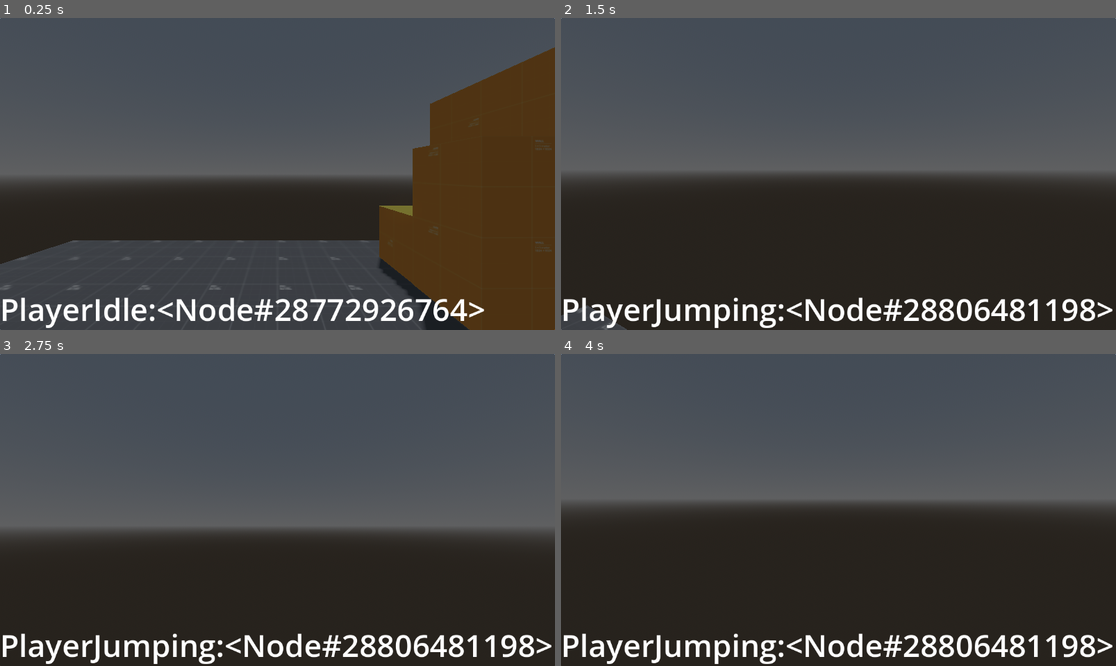
Above: before the commit, frames 1-4 (two rows, left to right).
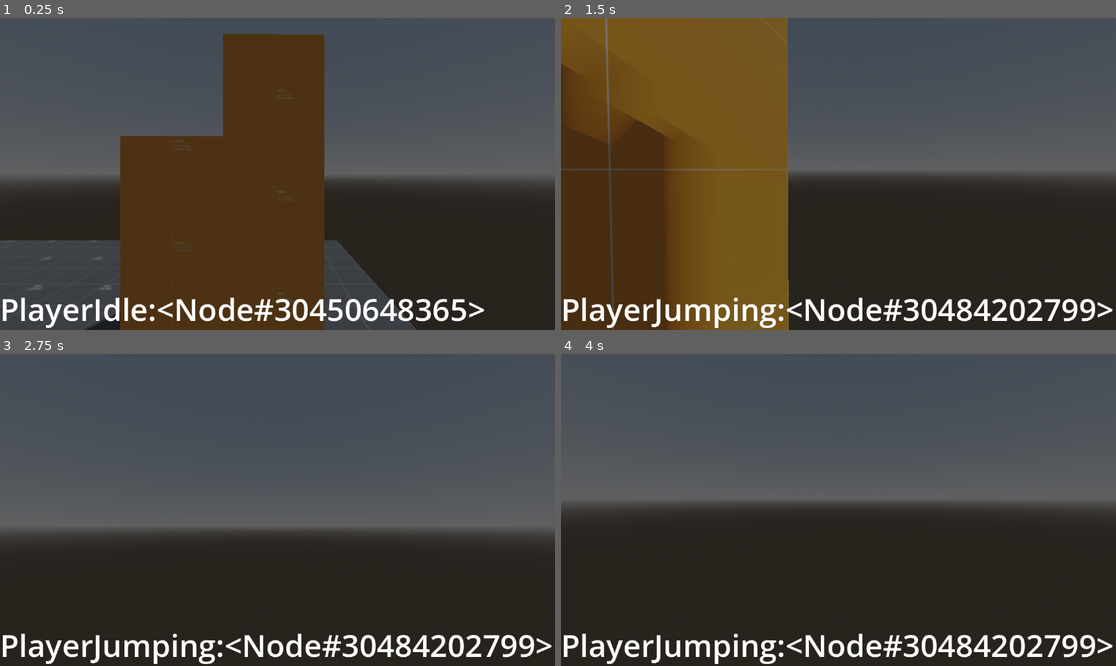
Above: after the commit, the same moments.

Repository: mprads/3dSandbox
Game: Godot game, scene res://Levels/sandbox.tscn
The game is run twice, just before and just after one commit, with the same random seed, the same clock (stepped at 60 frames per second) and the same inputs.
Inputs (mouse positions are in pixels of both pictures, inside the frame that each line leads up to):
- Up to frame 1 (0.25 s): no input
- Up to frame 2 (1.5 s): tap Enter at 0.5 s; move the mouse to (866, 174) at 0.52 s; hold Space (jump) 0.53-1.28 s; hold W (up) from 0.53 s (still down); move the mouse to (810, 174) at 1.27 s; tap Space (jump) at 1.35 s
- Up to frame 3 (2.75 s): keep holding W (up); tap Space (jump) at 1.52, 1.82, 2 s; move the mouse to (288, 503) at 2.02 s; hold Space (jump) from 2.03 s (still down)
- Up to frame 4 (4 s): keep holding W (up); tap Enter at 2.75 s; move the mouse to (832, 516) at 2.77 s; release Space (jump) at 2.78 s; tap Space (jump) at 2.85, 3.02, 3.32, 3.5 s; move the mouse to (877, 513) at 3.52 s; hold Space (jump) from 3.53 s (still down)

The runs differ from the first frame. In frame 1, 51% of the frame differs, in the area x 0-100%, y 5-100%; in frame 2, 41%; in frame 3, 1.0%; in frame 4, 1.0%.

Commit message:
Added ability to mantle while falling

Diff:
--- a/GameObjects/Player/player.gd
+++ b/GameObjects/Player/player.gd
@@ -45,14 +45,15 @@
 
 
 func apply_gravity(delta: float) -> void:
-	if Input.is_action_just_pressed("jump") and is_on_floor():
-		velocity.y = jump_velocity
-
 	if not is_on_floor():
 		if velocity.y >= 0:
 			velocity.y -= jump_gravity * delta
 		else:
 			velocity.y -= fall_gravity * delta
+
+
+func handle_jump() -> void:
+	velocity.y = jump_velocity
 
 
 func handle_movement(delta: float) -> void:
@@ -70,15 +71,35 @@
 	move_and_slide()
 
 
-func _check_mantle() -> void:
-	if head_raycast.is_colliding() && new_position_raycast.is_colliding() && !hip_raycast:
-		pass
+func check_mantle() -> bool:
+	return !head_raycast.is_colliding() && hip_raycast.is_colliding() && new_position_raycast.is_colliding()
 
-func _handle_camera_rotation() -> void:
-	rotate_y(mouse_motion.x)
-	camera_pivot.rotate_x(mouse_motion.y)
-	camera_pivot.rotation_degrees.x = clampf(camera_pivot.rotation_degrees.x, -90, 90)
-	mouse_motion = Vector2.ZERO
+
+func handle_mantle(delta: float) -> void:
+	var new_position = new_position_raycast.get_collision_point() + Vector3(0, 1, 0)
+	var tween = create_tween()
+	tween.tween_property(self, "global_position", new_position, .75)
+	_calculate_movement_parameters()
+	await get_tree().create_timer(1).timeout
+	enable_hanging_raycast()
+
+
+func handle_dismount(delta: float) -> void:
+	_calculate_movement_parameters()
+	await get_tree().create_timer(.5).timeout
+	enable_hanging_raycast()
+
+
+func enable_hanging_raycast() -> void:
+	head_raycast.enabled = true
+	hip_raycast.enabled = true
+	new_position_raycast.enabled = true
+
+
+func disable_hanging_raycast() -> void:
+	head_raycast.enabled = false
+	hip_raycast.enabled = false
+	new_position_raycast.enabled = false
 
 
 func _calculate_movement_parameters() -> void:
@@ -86,3 +107,10 @@
 	fall_gravity = (2 * jump_height) / pow(jump_fall_time,2)
 	jump_velocity = jump_gravity * jump_peak_time
 	speed = jump_distance / (jump_peak_time + jump_fall_time)
+
+
+func _handle_camera_rotation() -> void:
+	rotate_y(mouse_motion.x)
+	camera_pivot.rotate_x(mouse_motion.y)
+	camera_pivot.rotation_degrees.x = clampf(camera_pivot.rotation_degrees.x, -90, 90)
+	mouse_motion = Vector2.ZERO
--- a/GameObjects/Player/player.tscn
+++ b/GameObjects/Player/player.tscn
@@ -6,6 +6,7 @@
 [ext_resource type="Script" path="res://GameObjects/Player/player_idle.gd" id="4_c1lnp"]
 [ext_resource type="Script" path="res://GameObjects/Player/player_jumping.gd" id="5_48xvy"]
 [ext_resource type="Script" path="res://GameObjects/Player/player_moving.gd" id="6_65mx3"]
+[ext_resource type="Script" path="res://GameObjects/Player/player_hanging.gd" id="7_wpcib"]
 
 [sub_resource type="CapsuleShape3D" id="CapsuleShape3D_f2lh8"]
 
@@ -44,7 +45,8 @@
 
 [node name="NewPositionRaycast" type="RayCast3D" parent="Raycasts"]
 unique_name_in_owner = true
-transform = Transform3D(1, 0, 0, 0, 1, 0, 0, 0, 1, 0, 0.960341, -1.27793)
+transform = Transform3D(1, 0, 0, 0, 1, 0, 0, 0, 1, 0, 0.5, -1.5)
+target_position = Vector3(0, -2, 0)
 
 [node name="StateMachine" type="Node" parent="." node_paths=PackedStringArray("initial_state")]
 script = ExtResource("3_qra8t")
@@ -61,6 +63,10 @@
 script = ExtResource("5_48xvy")
 state = 2
 
+[node name="PlayerHanging" type="Node" parent="StateMachine"]
+script = ExtResource("7_wpcib")
+state = 3
+
 [node name="PanelContainer" type="PanelContainer" parent="."]
 anchors_preset = 15
 anchor_right = 1.0
--- a/GameObjects/Player/player_hanging.gd
+++ b/GameObjects/Player/player_hanging.gd
@@ -3,7 +3,10 @@
 
 
 func enter() -> void:
-	pass
+	player.jump_gravity = 0
+	player.fall_gravity = 0
+	player.velocity = Vector3.ZERO
+	player.disable_hanging_raycast()
 
 
 func exit() -> void:
@@ -14,5 +17,10 @@
 	pass
 
 
-func physics_update(_delta: float) -> void:
-	pass
+func physics_update(delta: float) -> void:
+	if Input.is_action_pressed("jump") || Input.is_action_pressed("up"):
+		player.handle_mantle(delta)
+		transition_requested.emit(self, PlayerState.State.MOVING)
+	elif Input.is_action_pressed("down"):
+		player.handle_dismount(delta)
+		transition_requested.emit(self, PlayerState.State.JUMPING)
--- a/GameObjects/Player/player_idle.gd
+++ b/GameObjects/Player/player_idle.gd
@@ -17,7 +17,9 @@
 func physics_update(delta: float) -> void:
 	if Input.get_vector("left", "right", "up", "down"):
 		transition_requested.emit(self, PlayerState.State.MOVING)
-	elif Input.is_action_pressed("jump"):
+
+	if Input.is_action_just_pressed("jump"):
+		player.handle_jump()
 		transition_requested.emit(self, PlayerState.State.JUMPING)
 
 	player.apply_gravity(delta)
--- a/GameObjects/Player/player_jumping.gd
+++ b/GameObjects/Player/player_jumping.gd
@@ -17,4 +17,8 @@
 func physics_update(delta: float) -> void:
 	if player.is_on_floor():
 		transition_requested.emit(self, PlayerState.State.MOVING)
+
+	if player.check_mantle() && player.velocity.y <=0:
+		transition_requested.emit(self, PlayerState.State.HANGING)
+
 	player.handle_movement(delta)
--- a/GameObjects/Player/player_moving.gd
+++ b/GameObjects/Player/player_moving.gd
@@ -18,6 +18,10 @@
 	if !player.is_on_floor():
 		transition_requested.emit(self, PlayerState.State.JUMPING)
 
+	if Input.is_action_pressed("jump"):
+		player.handle_jump()
+		transition_requested.emit(self, PlayerState.State.JUMPING)
+
 	if Input.get_vector("left", "right", "up", "down") == Vector2.ZERO:
 		transition_requested.emit(self, PlayerState.State.IDLE)
 
--- a/Levels/sandbox.tscn
+++ b/Levels/sandbox.tscn
@@ -67,4 +67,4 @@
 material = ExtResource("2_0pwmn")
 
 [node name="Player" parent="." instance=ExtResource("3_oocb4")]
-transform = Transform3D(1, 0, 0, 0, 1, 0, 0, 0, 1, 0, 1, 0)
+transform = Transform3D(1, 0, 0, 0, 1, 0, 0, 0, 1, 3.54619, 1, 0)
--- a/Scripts/StateMachine.gd
+++ b/Scripts/StateMachine.gd
@@ -9,7 +9,6 @@
 
 func init(player: Player) -> void:
 	for child in get_children():
-		print(child)
 		if child is PlayerState:
 			states[child.state] = child
 			child.transition_requested.connect(_on_transition_requested)
Not shown: 1 places in GameObjects/Player/player.tscn that only renumber resources
